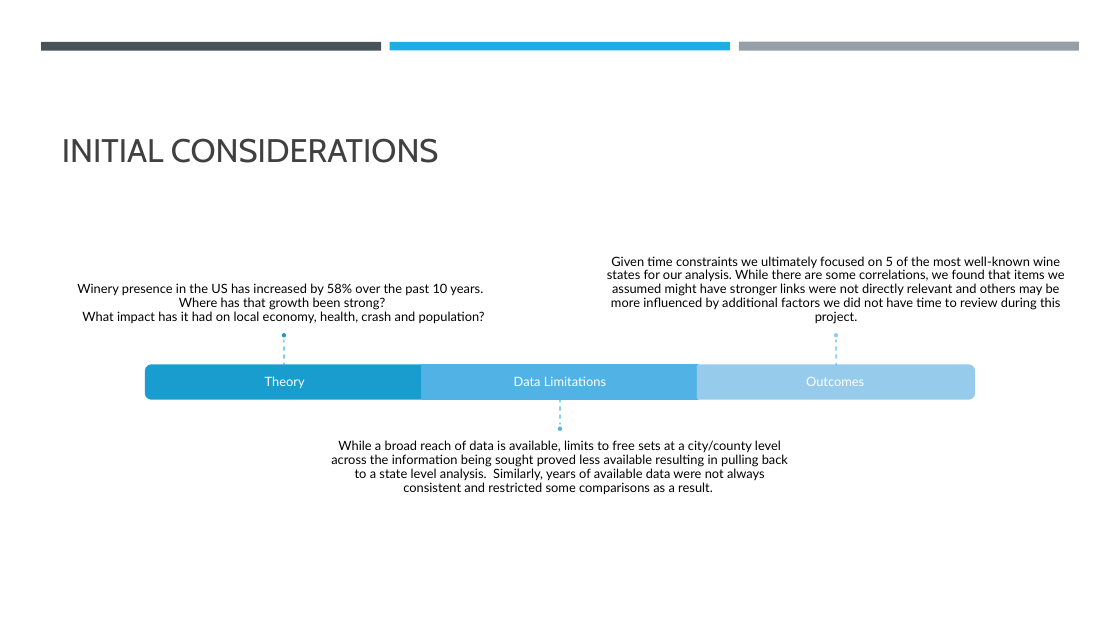
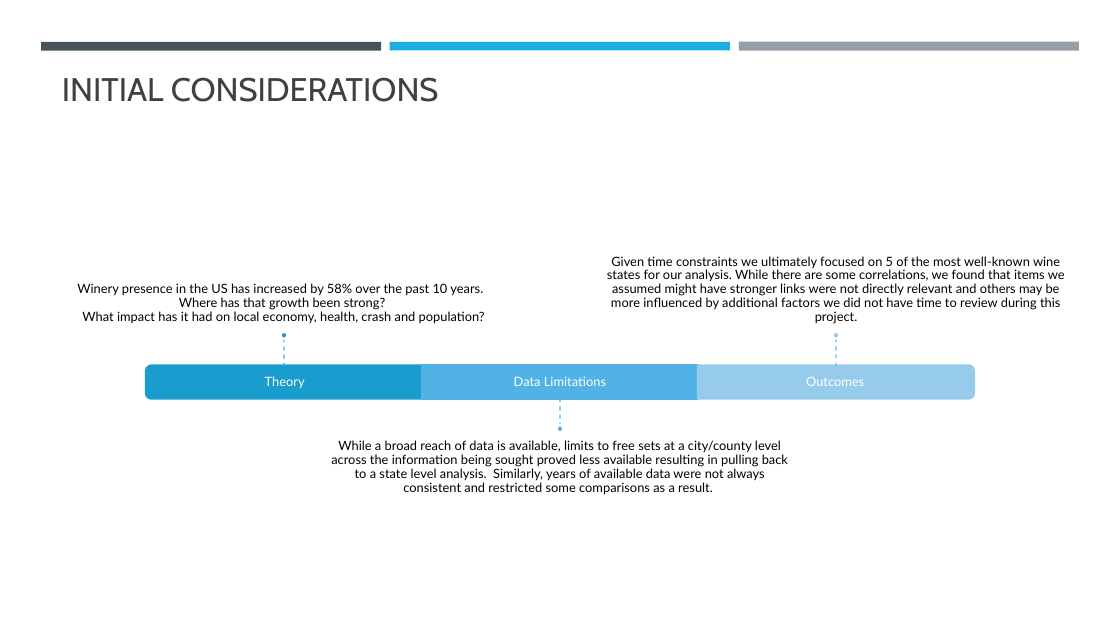
Before and after one commit to epayne323/ProjectOneRepo, a slide deck: slide 2 of Presentation/ProjectOne Presentation.pptx. Drawn at 1120x630 pixels with LibreOffice and Linux fonts; fonts in the diff are those of the drawing. Boxes give left, top, right and bottom in pixels: in the first picture for what was removed or moved away, otherwise in the second. Text is boxed around its words. In the diff, an @@ line names an element or a change of style, - is before the commit and + after.

```diff
--- a/Presentation/ProjectOne Presentation.pptx
+++ b/Presentation/ProjectOne Presentation.pptx
@@ title "INITIAL CONSIDERATIONS" at (62,77,439,102): vertical alignment bottom to top @@
```
Also in this commit, not shown: 10 other slides changed, 10 other files.
